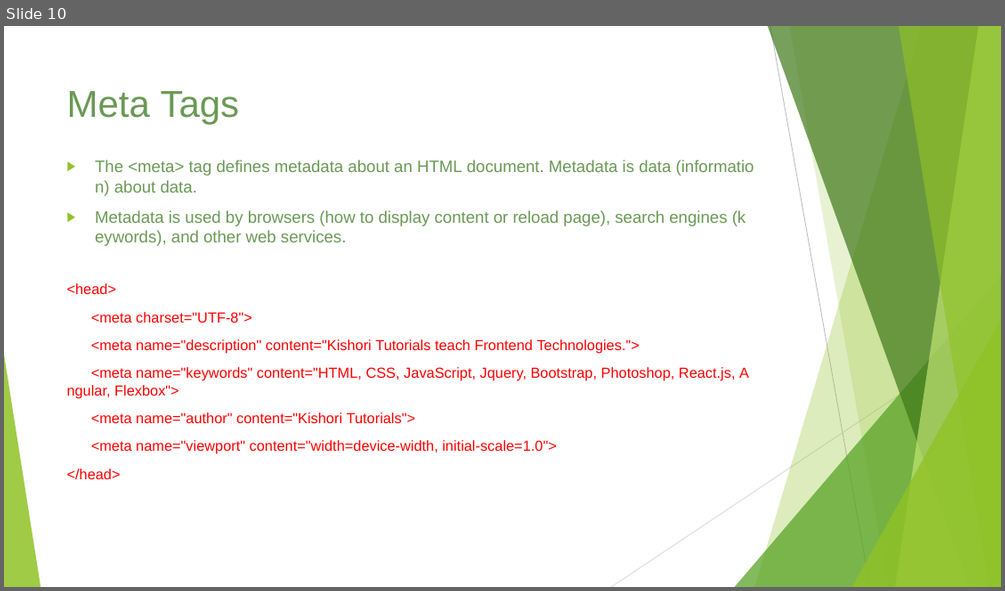
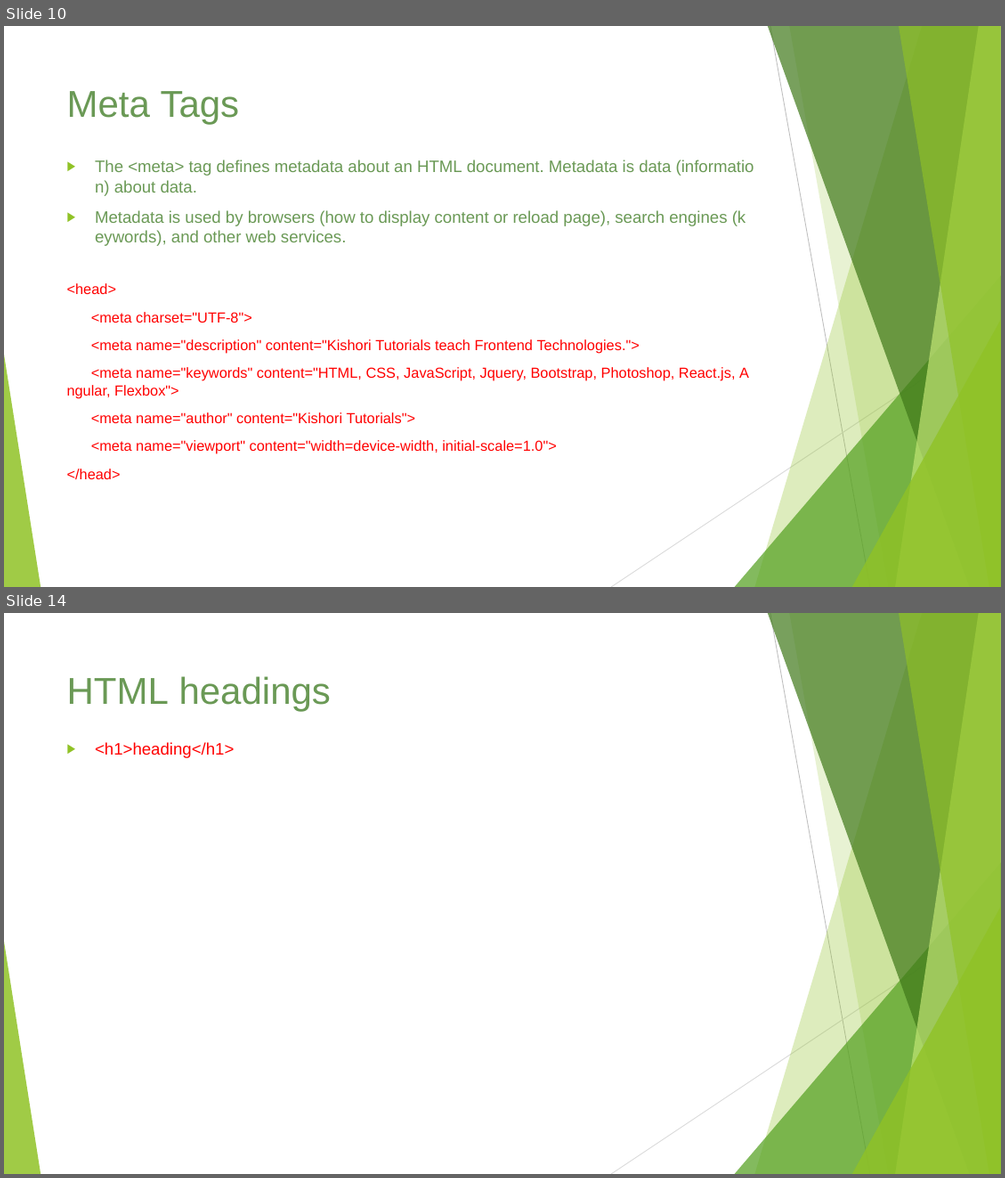
Before and after one commit to ameysawant/webdesigncourse, a slide deck: Web Design Course.pptx. Shown one above the other, each under a label of ours: slide 10 before the commit, slides 10 and 14 after it; the slides between them are not shown. The pictures are 1005x591 and 1005x1178 pixels, drawn with LibreOffice and Linux fonts; fonts in the diff are those of the drawing. Boxes give left, top, right and bottom in pixels: in the first picture for what was removed or moved away, otherwise in the second. Text is boxed around its words. In the diff, an @@ line names an element or a change of style, - is before the commit and + after.

```diff
--- a/Web Design Course.pptx
+++ b/Web Design Course.pptx
@@ slide 14 added at (4, 613, 1001, 1174), background #FFFFFF; not listed: 10 template elements that a slide beside it also shows @@
@@ title added at (67, 676, 331, 711), 36 pt, text #6A9955 @@
+HTML headings
@@ text added at (95, 742, 234, 758), 16 pt, text #FF0000 @@
+▶ <h1>heading</h1>
```
Also in this commit, not shown: 6 slides changed, 23 other slides added, 6 other files.
